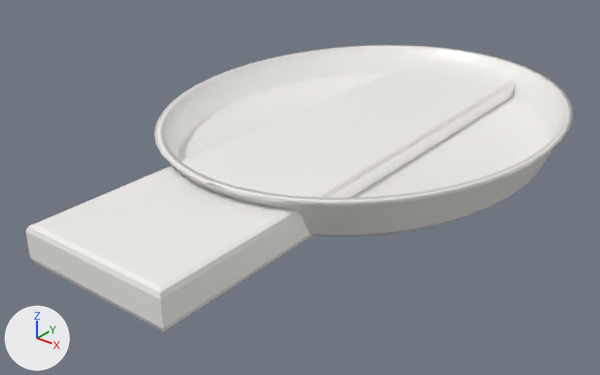
A saved change to the glTF model public/modelos/ORI-64.glb.
Before and after are seen from a 50 mm camera at (0.0754, -0.1035, 0.058) aimed at (-0.0026, -0.0061, -0.0024). The axes (+X, +Y, +Z) are drawn at lower left. The lights are the same throughout. The older version comes first. Where no turn or scale is listed for an object, it has been applied to the vertices.
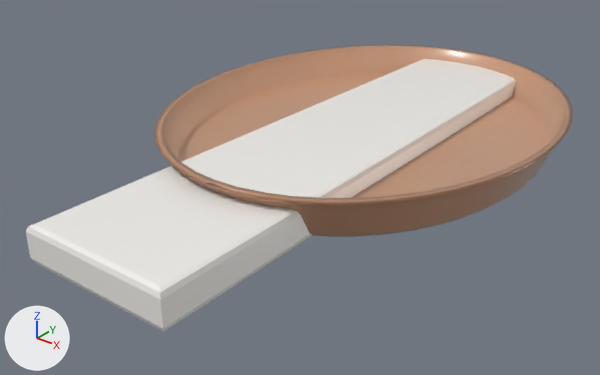
Where the change shows, as pixel boxes [x1, y1, x2, y2] in the pictures (600 x 375 px):
'Mesh_0', recoloured (white to beige): [154, 45, 573, 237] in both

Diff of the bpy script that builds the scene:
```diff
--- a/public/modelos/ORI-64.glb.py
+++ b/public/modelos/ORI-64.glb.py
@@ img_ori_64_0_top_jpg @@
+img_ori_64_0_top_jpg = load_image('ORI-64-0-top.jpg', '_unpacked/ORI-64-0-top.jpg', 512, 512, 'sRGB')
@@ mat_tex_ori_64_0_top_jpg_231_226_218_gloss @@
+mat_tex_ori_64_0_top_jpg_231_226_218_gloss = principled_material('tex|ORI-64-0-top.jpg|231,226,218|gloss')
+mat_tex_ori_64_0_top_jpg_231_226_218_gloss.texture = img_ori_64_0_top_jpg
+mat_tex_ori_64_0_top_jpg_231_226_218_gloss.roughness = 0.32
+mat_tex_ori_64_0_top_jpg_231_226_218_gloss.coat_weight = 0.6
+mat_tex_ori_64_0_top_jpg_231_226_218_gloss.coat_roughness = 0.12
@@ me_mesh_0 @@
 me_mesh_0.from_pydata(...)  # 296 vertices, 576 faces; spans x -0.0325..0.0325, y -0.04..0.04, z 0.0..0.008
-me_mesh_0.materials.append(mat_ceramica)  # white #f4f2ee
+me_mesh_0.materials.append(mat_tex_ori_64_0_top_jpg_231_226_218_gloss)  # picture img_ori_64_0_top_jpg
```
